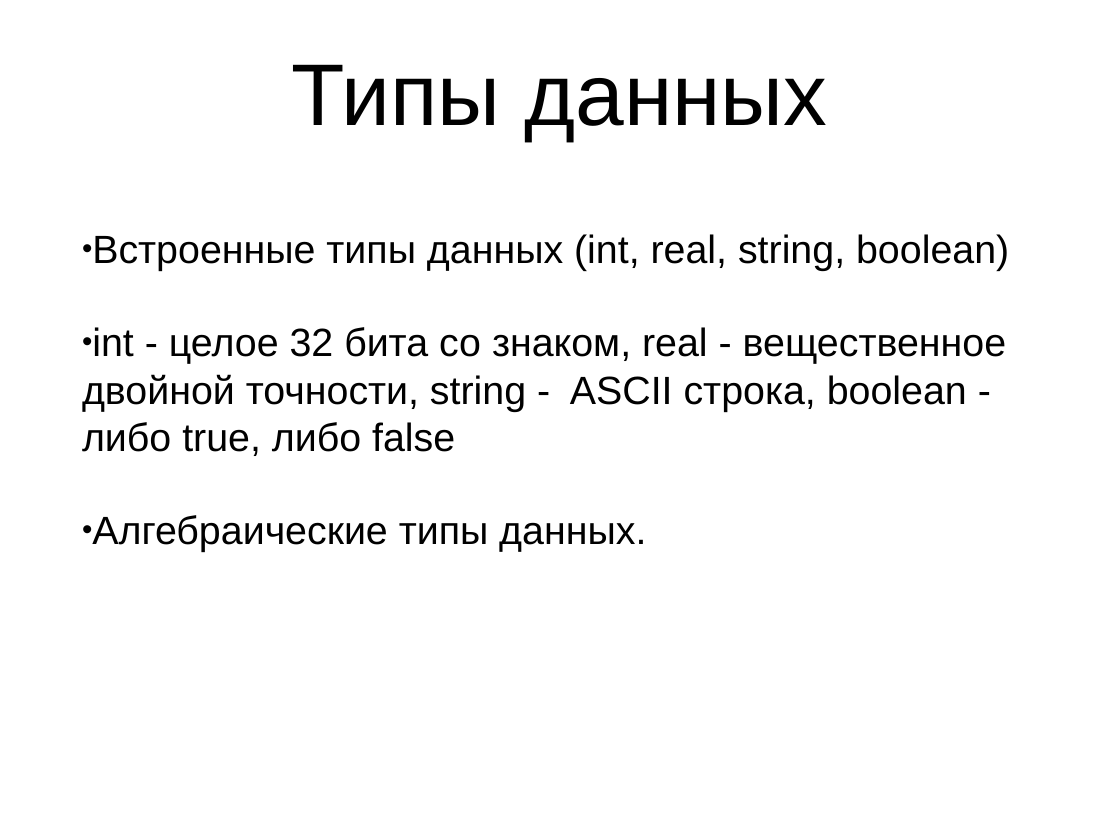
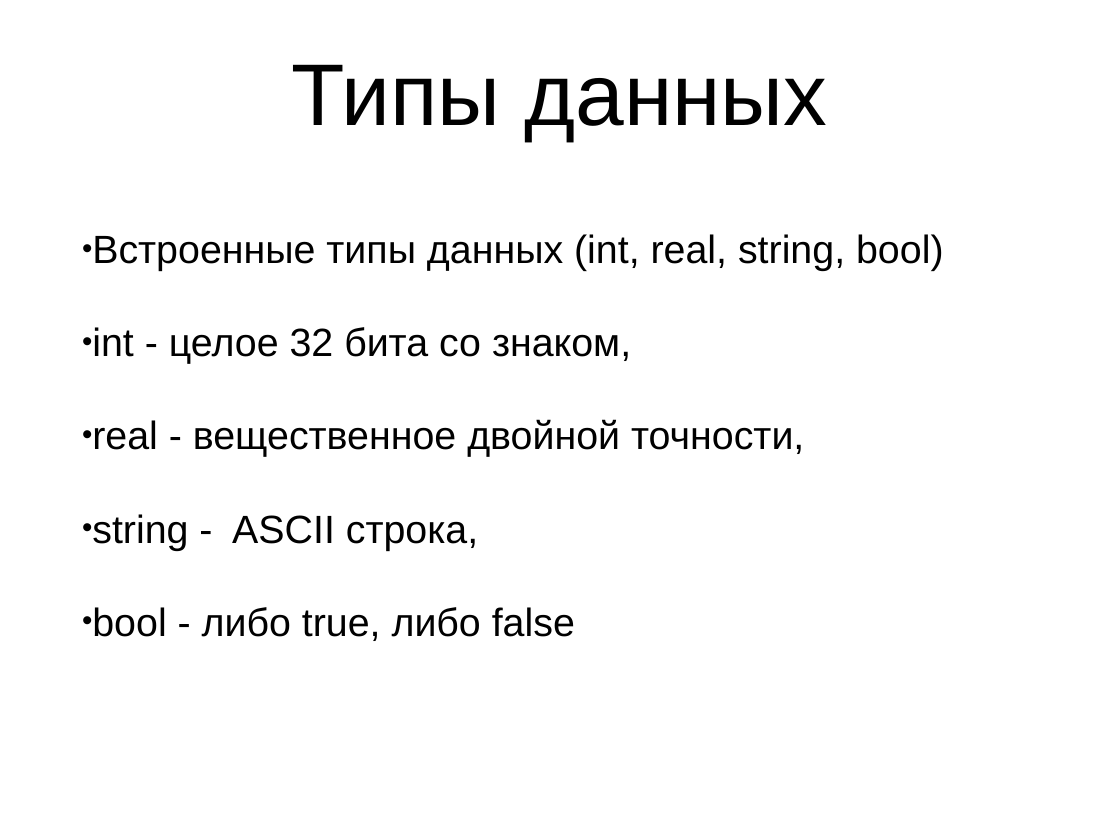
Before and after one commit to Zumisha/Parallel-Programming, a slide deck: slide 16 of Документация/fptl.ppt. Drawn at 1120x840 pixels with LibreOffice and Linux fonts; fonts in the diff are those of the drawing. Boxes give left, top, right and bottom in pixels: in the first picture for what was removed or moved away, otherwise in the second. Text is boxed around its words. In the diff, an @@ line names an element or a change of style, - is before the commit and + after.

```diff
--- a/Документация/fptl.ppt
+++ b/Документация/fptl.ppt
@@ text at <box>92,234,944,641</box>: text changed @@
-• Встроенные типы данных (int, real, string, boolean)
-• int - целое 32 бита со знаком, real - вещественное двойной точности, string - ASCII строка, boolean - либо true, либо false
-• Алгебраические типы данных.
+• Встроенные типы данных (int, real, string, bool)
+• int - целое 32 бита со знаком,
+• real - вещественное двойной точности,
+• string - ASCII строка,
+• bool - либо true, либо false
```
Also in this commit, not shown: 11 other slides changed, 1 slide added, 1 slide removed.
